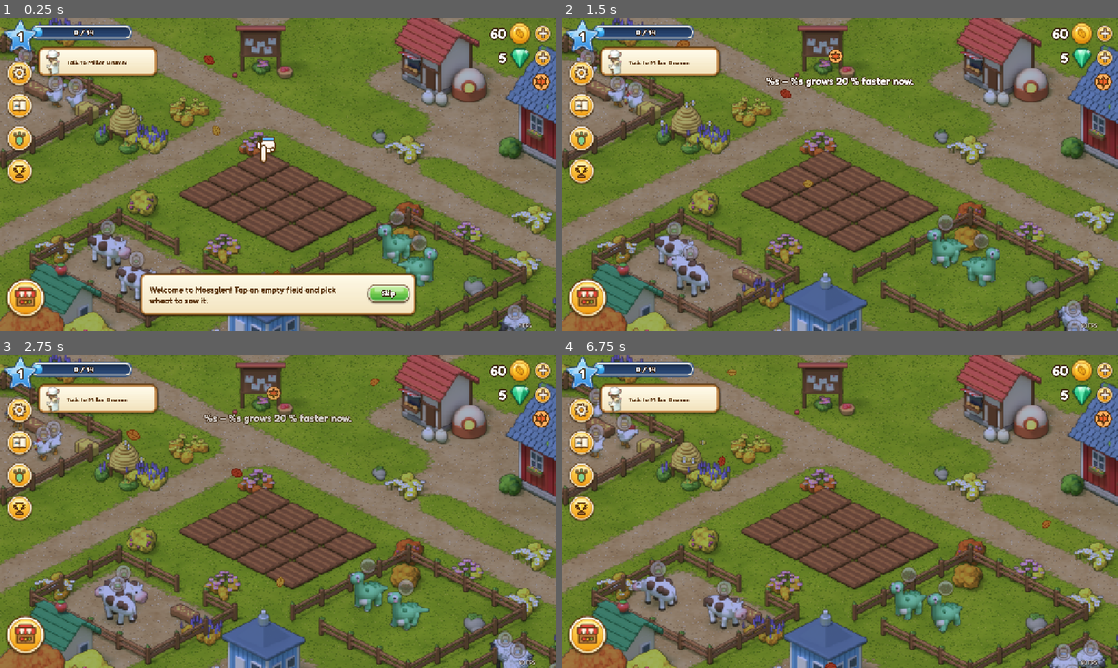
Above: before the commit, frames 1-4 (two rows, left to right).
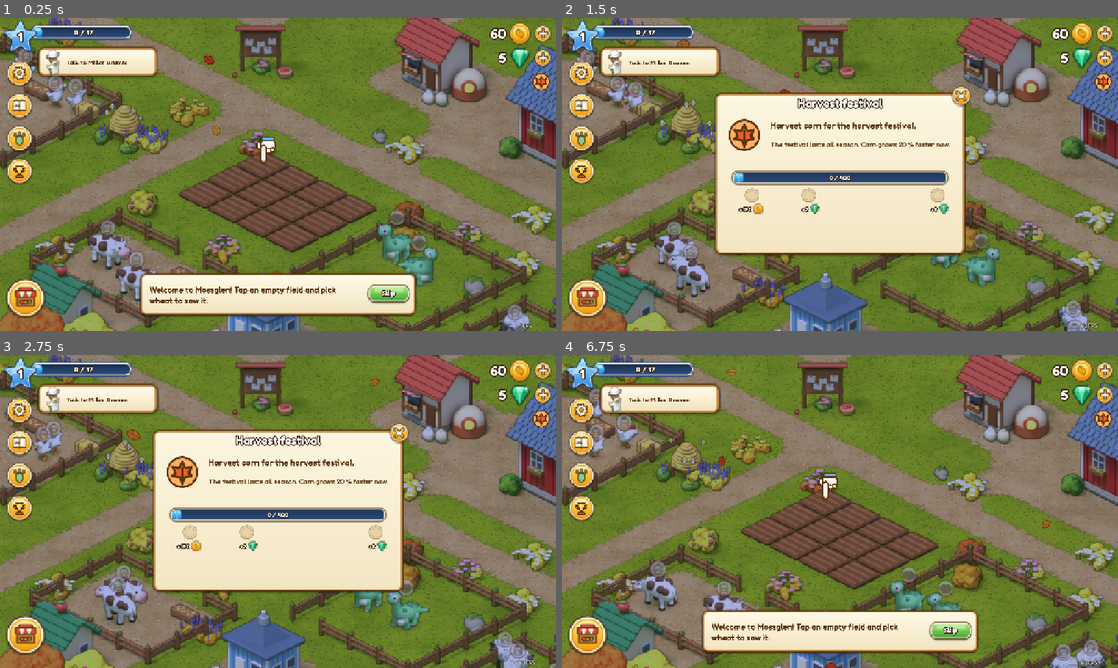
Above: after the commit, the same moments.

Repository: fuchsroman90-collab/mossglen
Game: Godot game, scene res://scenes/main.tscn
The game is run twice, just before and just after one commit, with the same random seed, the same clock (stepped at 60 frames per second) and the same inputs.
Inputs (mouse positions are in pixels of both pictures, inside the frame that each line leads up to):
- Up to frame 1 (0.25 s): no input
- Up to frame 2 (1.5 s): click (1101, 80) at 0.52 s; click (951, 293) at 1.25 s, where only the run before the commit has a clickable "Skip"
- Up to frame 3 (2.75 s): click (544, 370) at 2.02 s
- Up to frame 4 (6.75 s): click (1106, 395) at 2.77 s; click (584, 442) at 3.5 s; click (584, 477) at 4.25 s; click (589, 636) at 5.02 s; click (584, 508) at 5.75 s; click (995, 405) at 6.52 s

The runs differ from the first frame. In frame 1, less than 0.1% of the frame differs, in the area x 16-17%, y 3-6%; in frame 2, 24%, in the area x 16-74%, y 3-77%; in frame 3, 24%; in frame 4, 7.1%.

Commit message:
M9 part 2: seasonal festivals and an economy balancing pass
- One festival goal per season with three reward stages, opened from the season chip
- Every workshop recipe now adds at least ~4 coins of value per minute
- Quadratic level curve so later levels take a few sessions

Co-Authored-By: Claude Opus 5.5 <noreply@anthropic.com>
Claude-Session: https://claude.ai/code/session_01Jw21y5TMccxLT7rHXz4Yh3

Diff:
--- /dev/null
+++ b/game/data/events.json
@@ -0,0 +1,6 @@
+{
+	"spring": {"type": "harvest", "id": "strawberry", "tiers": [30, 100, 250], "coins": [150, 0, 0], "gems": [0, 3, 8]},
+	"summer": {"type": "catch", "id": "any", "tiers": [15, 50, 120], "coins": [150, 0, 0], "gems": [0, 3, 8]},
+	"autumn": {"type": "harvest", "id": "corn", "tiers": [40, 150, 400], "coins": [150, 0, 0], "gems": [0, 3, 8]},
+	"winter": {"type": "make", "id": "any", "tiers": [20, 60, 150], "coins": [150, 0, 0], "gems": [0, 3, 8]}
+}
--- a/game/data/items.json
+++ b/game/data/items.json
@@ -3,13 +3,13 @@
 		"sell": 4
 	},
 	"feed_cow": {
-		"sell": 7
+		"sell": 9
 	},
 	"egg": {
 		"sell": 8
 	},
 	"milk": {
-		"sell": 14
+		"sell": 16
 	},
 	"bread": {
 		"sell": 14
@@ -18,22 +18,22 @@
 		"sell": 40
 	},
 	"carrot_cake": {
-		"sell": 55
+		"sell": 58
 	},
 	"cream": {
 		"sell": 22
 	},
 	"butter": {
-		"sell": 38
+		"sell": 40
 	},
 	"cheese": {
-		"sell": 56
+		"sell": 60
 	},
 	"feed_sheep": {
 		"sell": 6
 	},
 	"feed_pig": {
-		"sell": 9
+		"sell": 10
 	},
 	"wool": {
 		"sell": 22
@@ -45,16 +45,16 @@
 		"sell": 18
 	},
 	"strawberry_jam": {
-		"sell": 95
+		"sell": 98
 	},
 	"honey_jam": {
 		"sell": 80
 	},
 	"cloth": {
-		"sell": 50
+		"sell": 58
 	},
 	"scarf": {
-		"sell": 75
+		"sell": 84
 	},
 	"popcorn": {
 		"sell": 20
@@ -63,16 +63,16 @@
 		"sell": 65
 	},
 	"tomato_sauce": {
-		"sell": 62
+		"sell": 66
 	},
 	"truffle_sauce": {
 		"sell": 66
 	},
 	"candle": {
-		"sell": 42
+		"sell": 50
 	},
 	"festive_candle": {
-		"sell": 110
+		"sell": 135
 	},
 	"fossil": {
 		"sell": 25
--- a/game/scripts/autoload/game_state.gd
+++ b/game/scripts/autoload/game_state.gd
@@ -48,6 +48,8 @@
 var achievements: Array = []  ## data/achievements.json
 var stats: Dictionary = {}  ## "harvest" / "harvest:wheat" / "earn" ... -> total
 var ach_claimed: Dictionary = {}  ## achievement id -> tiers already claimed (0..3)
+var season_events: Dictionary = {}  ## data/events.json: one festival goal per season
+var festival: Dictionary = {}  ## "autumn_2026" -> {"n": progress, "claimed": tiers claimed}
 var tutorial_step := 0  ## see tutorial.gd; -1 = finished or skipped (old saves skip it)
 const SEASONS := ["spring", "summer", "autumn", "winter"]
 const SEASON_BONUS := 0.8  ## crops of the current season grow in 80 % of the time
@@ -96,6 +98,7 @@
 	for d in dinos:
 		dino_by_id[d["id"]] = d
 	achievements = JSON.parse_string(FileAccess.get_file_as_string("res://data/achievements.json"))
+	season_events = _json("res://data/events.json")
 	_load_translations()
 	var lang := OS.get_locale_language()
 	TranslationServer.set_locale(lang if lang in LOCALES else "en")
@@ -153,8 +156,9 @@
 	mark_dirty()
 
 
+## Gentle early levels, then a quadratic curve so later levels take a few play sessions (balancing, M9).
 func xp_needed() -> int:
-	return 8 + level * 6
+	return 10 + level * 6 + int(1.5 * level * level)
 
 
 func add_xp(n: int) -> void:
@@ -358,6 +362,7 @@
 	_count_stat(type, n)
 	if id != "any":
 		_count_stat(type + ":" + id, n)
+	_festival_count(type, id, n)
 	game_event.emit(type, id)
 	var q := quest()
 	if q.is_empty() or quest_stage != "active":
@@ -370,6 +375,71 @@
 		quest_stage = "ready"
 	quest_changed.emit()
 	mark_dirty()
+
+
+# ------------------------------------------------------------------ seasonal festival
+
+## Key of the running festival, e.g. "autumn_2026" (winter Jan/Feb belongs to the winter that began in December).
+func festival_key() -> String:
+	var d := Time.get_date_dict_from_system()
+	var y: int = d["year"]
+	if season() == "winter" and int(d["month"]) <= 2:
+		y -= 1
+	return "%s_%d" % [season(), y]
+
+
+func festival_def() -> Dictionary:
+	return season_events.get(season(), {})
+
+
+func festival_state() -> Dictionary:
+	var k := festival_key()
+	if not festival.has(k):
+		festival[k] = {"n": 0, "claimed": 0}
+	return festival[k]
+
+
+func _festival_count(type: String, id: String, n: int) -> void:
+	var f := festival_def()
+	if f.is_empty() or f["type"] != type or (f["id"] != "any" and f["id"] != id):
+		return
+	var st := festival_state()
+	var before := festival_claimable()
+	st["n"] = int(st["n"]) + n
+	if festival_claimable() != before:
+		achievements_changed.emit()
+
+
+func festival_reached() -> int:
+	var t := 0
+	for need in festival_def().get("tiers", []):
+		if int(festival_state()["n"]) >= int(need):
+			t += 1
+	return t
+
+
+func festival_claimable() -> bool:
+	return festival_reached() > int(festival_state()["claimed"])
+
+
+## Claims the next festival tier; returns [coins, emeralds] (empty if nothing to claim).
+func claim_festival() -> Array:
+	if not festival_claimable():
+		return []
+	var st := festival_state()
+	var tier := int(st["claimed"])
+	var f := festival_def()
+	var c := int(f["coins"][tier])
+	var g := int(f["gems"][tier])
+	st["claimed"] = tier + 1
+	if c > 0:
+		add_coins(c)
+	if g > 0:
+		add_emeralds(g)
+	add_xp(10 * (tier + 1))
+	achievements_changed.emit()
+	mark_dirty()
+	return [c, g]
 
 
 # ------------------------------------------------------------------ achievements
@@ -665,7 +735,7 @@
 		"meadow": meadow, "dino_seen": dino_seen, "digs": digs,
 		"quest": {"i": quest_index, "p": quest_progress, "s": quest_stage}, "restored": restored,
 		"museum_fossils": museum_fossils,
-		"stats": stats, "ach_claimed": ach_claimed, "tutorial": tutorial_step,
+		"stats": stats, "ach_claimed": ach_claimed, "tutorial": tutorial_step, "festival": festival,
 		"locale": TranslationServer.get_locale().substr(0, 2),
 		"music": Audio.music_enabled,
 		"settings": settings,
@@ -728,6 +798,10 @@
 	for k in parsed.get("ach_claimed", {}):
 		ach_claimed[k] = int(parsed["ach_claimed"][k])
 	tutorial_step = int(parsed.get("tutorial", -1))
+	festival = {}
+	for k in parsed.get("festival", {}):
+		var fe: Dictionary = parsed["festival"][k]
+		festival[k] = {"n": int(fe["n"]), "claimed": int(fe["claimed"])}
 	orders = []
 	for o in parsed.get("orders", []):
 		var need := {}
--- a/game/scripts/meta_ui.gd
+++ b/game/scripts/meta_ui.gd
@@ -16,6 +16,10 @@
 var _settings: Control
 var _toggles: Dictionary = {}  ## key -> TextureButton
 var _text_value: Label
+var _chip: TextureButton
+var _chip_dot: Control
+var _fest: Control
+var _fest_body: Control
 var _lang_value: Label
 
 
@@ -46,9 +50,9 @@
 	hud.extra_windows.append(_ach)
 	for sig in [Game.achievements_changed, Game.leveled_up, Game.fish_caught, Game.dino_hatched]:
 		sig.connect(func(_a = null, _b = null) -> void: _refresh_badge())
-	_refresh_badge()
 	_build_season_chip()
 	_build_settings()
+	_refresh_badge()
 
 
 # ------------------------------------------------------------------ achievements
@@ -62,6 +66,9 @@
 		hud._pop(trophy, 1.25)
 	if _ach.visible:
 		_fill_achievements()
+	_chip_dot.visible = Game.festival_claimable()
+	if _fest.visible:
+		_fill_festival()
 
 
 func open_achievements() -> void:
@@ -162,21 +169,105 @@
 
 func _build_season_chip() -> void:
 	var s := Game.season()
-	var b := TextureButton.new()
-	b.texture_normal = load(Hud.UI + "season_%s.png" % s)
-	b.ignore_texture_size = true
-	b.stretch_mode = TextureButton.STRETCH_SCALE
-	b.set_anchors_preset(Control.PRESET_TOP_RIGHT)
-	b.offset_left = -112
-	b.offset_top = 250
-	b.offset_right = -24
-	b.offset_bottom = 338
-	b.focus_mode = Control.FOCUS_NONE
-	hud._press_feedback(b)
-	hud._root.add_child(b)
-	b.pressed.connect(func() -> void:
-		Audio.play("click")
-		Game.toast.emit(tr("SEASON_INFO") % [tr("SEASON_" + s), _season_crops()], "season_%s.png" % s))
+	_chip = TextureButton.new()
+	_chip.texture_normal = load(Hud.UI + "season_%s.png" % s)
+	_chip.ignore_texture_size = true
+	_chip.stretch_mode = TextureButton.STRETCH_SCALE
+	_chip.set_anchors_preset(Control.PRESET_TOP_RIGHT)
+	_chip.offset_left = -112
+	_chip.offset_top = 250
+	_chip.offset_right = -24
+	_chip.offset_bottom = 338
+	_chip.focus_mode = Control.FOCUS_NONE
+	hud._press_feedback(_chip)
+	hud._root.add_child(_chip)
+	_chip_dot = hud._tex("badge.png")
+	_chip_dot.modulate = Color(1.0, 0.45, 0.35)
+	_chip_dot.scale = Vector2(0.6, 0.6)
+	_chip_dot.position = Vector2(58, -4)
+	_chip.add_child(_chip_dot)
+	_chip.pressed.connect(open_festival)
+	_fest = hud._panel_window(Vector2(1160, 760), "")[0]
+	_fest_body = Control.new()
+	_fest.add_child(_fest_body)
+	hud.extra_windows.append(_fest)
+
+
+func open_festival() -> void:
+	Audio.play("click")
+	_fill_festival()
+	hud._open(_fest)
+
+
+func _fill_festival() -> void:
+	for c in _fest_body.get_children():
+		c.queue_free()
+	var s := Game.season()
+	var f := Game.festival_def()
+	var st := Game.festival_state()
+	(_fest.get_child(0) as Label).text = tr("FEST_" + s)
+	var badge := hud._tex("season_%s.png" % s)
+	badge.position = Vector2(60, 120)
+	badge.scale = Vector2(2.2, 2.2)
+	_fest_body.add_child(badge)
+	var goal := hud._dark(hud._label("FEST_GOAL_" + s, 40))
+	goal.position = Vector2(260, 120)
+	goal.size = Vector2(840, 70)
+	goal.autowrap_mode = TextServer.AUTOWRAP_WORD
+	_fest_body.add_child(goal)
+	var info := hud._dark(hud._label(tr("FEST_INFO") % _season_crops(), 32))
+	info.position = Vector2(260, 196)
+	info.size = Vector2(840, 90)
+	info.autowrap_mode = TextServer.AUTOWRAP_WORD
+	info.modulate.a = 0.85
+	_fest_body.add_child(info)
+	# progress capsule with three stage medals
+	var tiers: Array = f["tiers"]
+	var top := float(tiers[2])
+	var n := int(st["n"])
+	var back := hud._patch("bar_back.png", 32, 30)
+	back.position = Vector2(80, 360)
+	back.size = Vector2(1000, 70)
+	_fest_body.add_child(back)
+	var fill := hud._patch("bar_fill.png", 20, 18)
+	fill.position = Vector2(12, 13)
+	fill.size = Vector2(44.0 + 932.0 * clampf(n / top, 0.0, 1.0), 44)
+	back.add_child(fill)
+	var num := hud._label("%d / %d" % [mini(n, int(top)), int(top)], 30)
+	num.size = Vector2(1000, 70)
+	num.horizontal_alignment = HORIZONTAL_ALIGNMENT_CENTER
+	back.add_child(num)
+	for i in 3:
+		var x := 80.0 + 950.0 * float(tiers[i]) / top
+		var reached := n >= int(tiers[i])
+		var m := hud._tex((MEDALS[i] if reached else "medal_empty") + ".png")
+		m.position = Vector2(x - 36, 440)
+		_fest_body.add_child(m)
+		var c := int(f["coins"][i])
+		var reward := hud._label("+%d" % (c if c > 0 else int(f["gems"][i])), 30)
+		reward.position = Vector2(x - 110, 512)
+		reward.size = Vector2(110, 56)
+		reward.horizontal_alignment = HORIZONTAL_ALIGNMENT_RIGHT
+		_fest_body.add_child(reward)
+		var ic := hud._tex("coin.png" if c > 0 else "gem.png")
+		ic.scale = Vector2(0.45, 0.45)
+		ic.position = Vector2(x + 4, 514)
+		_fest_body.add_child(ic)
+		if i < int(st["claimed"]):
+			var ok := hud._tex("ico_check.png")
+			ok.position = Vector2(x - 32, 446)
+			_fest_body.add_child(ok)
+	if Game.festival_claimable():
+		var b := hud._pill("FEST_CLAIM", Vector2(430, 600), 300)
+		b.pressed.connect(func() -> void:
+			var got := Game.claim_festival()
+			if got.is_empty():
+				return
+			Audio.play("achieve")
+			Game.toast.emit(tr("FEST_TOAST") % [tr("FEST_" + s), int(Game.festival_state()["claimed"])],
+				"season_%s.png" % s)
+			_refresh_badge())
+		_fest_body.add_child(b)
 
 
 func _season_crops() -> String:
--- a/game/scripts/world.gd
+++ b/game/scripts/world.gd
@@ -1330,6 +1330,10 @@
 				Game.dino_seen[d["id"]] = true
 			hud.open_dinopedia()
 			hud._fill_pedia("trikeri")
+		"fest":
+			Game.festival_state()["n"] = 170
+			Game.festival_state()["claimed"] = 1
+			hud.meta.open_festival()
 		"ach":
 			Game.stats = {"harvest": 1240, "harvest:wheat": 520, "collect": 75, "make": 30, "deliver": 12,
 				"catch": 8, "dig": 3, "earn": 4200}
@@ -1556,6 +1560,14 @@
 	hud.meta.open_achievements()
 	if hud.meta._ach_list.get_child_count() != Game.achievements.size():
 		errors.append("achievement list incomplete")
+	# M9: seasonal festival counts matching events and pays out each stage once
+	var fd := Game.festival_def()
+	var coins_f := Game.coins
+	Game.event(fd["type"], fd["id"] if fd["id"] != "any" else "wheat", int(fd["tiers"][0]))
+	if not Game.festival_claimable() or Game.claim_festival().is_empty() or Game.coins <= coins_f \
+			or Game.festival_claimable():
+		errors.append("festival stage failed")
+	hud.meta.open_festival()
 	# M9: settings
 	hud.meta.toggle_settings()
 	Game.set_setting("text", 1.3)
Not shown, changed: game/i18n/strings.txt
Not shown, changed: brain/GOAL.md
Not shown, changed: brain/LOG.md
